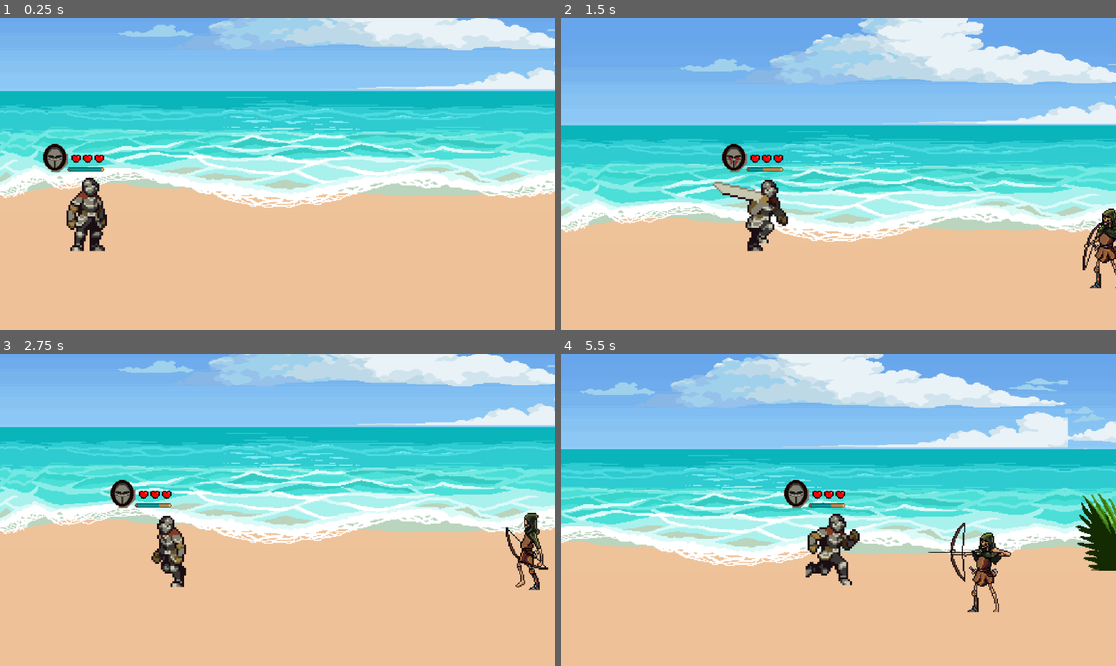
Above: before the commit, frames 1-4 (two rows, left to right).
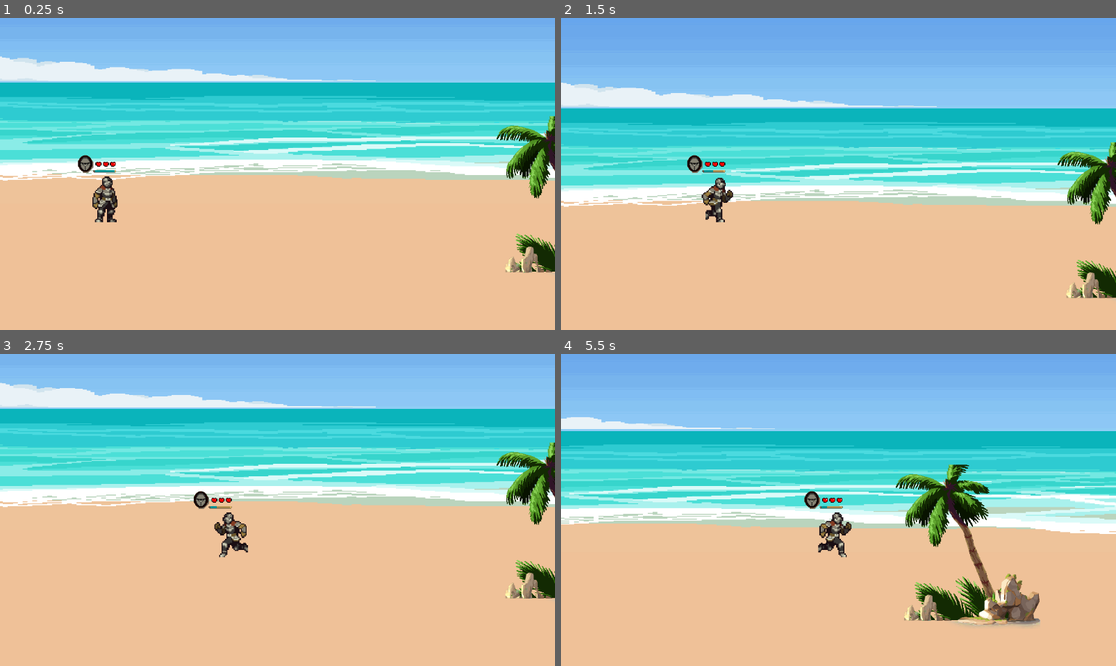
Above: after the commit, the same moments.

Repository: AndreMoreira00/Jogo_Modesto
Game: Godot game, scene res://Cenas/fases/fase1.tscn
Two runs of this game, one before a commit and one after it. Both use one fixed random seed, a clock stepped at 60 frames per second and the inputs below.
Inputs (mouse positions are in pixels of both pictures, inside the frame that each line leads up to):
- Up to frame 1 (0.25 s): no input
- Up to frame 2 (1.5 s): move the mouse to (960, 158) at 0.52 s; hold D (direita) from 0.53 s (still down); tap Shift (esquiva) at 0.6 s; tap W (up) at 0.77 s; move the mouse to (727, 189) at 1.27 s; right-click (727, 189) at 1.35 s
- Up to frame 3 (2.75 s): tap W (up) at 1.52 s; tap Shift (esquiva) at 1.55, 2.3 s; move the mouse to (333, 441) at 2.02 s; release D (direita) at 2.03 s; hold A (esquerda) from 2.03 s (still down); click (333, 441) at 2.1 s
- Up to frame 4 (5.5 s): move the mouse to (810, 572) at 2.77 s; release A (esquerda) at 2.78 s; hold D (direita) 2.78-4.28 s; tap Shift (esquiva) at 2.85, 3.6, 4.55, 5.3 s; tap W (up) at 3.02, 3.77, 4.52 s; move the mouse to (1005, 556) at 3.52 s; move the mouse to (672, 463) at 4.27 s; hold A (esquerda) 4.28-5.03 s; right-click (672, 463) at 4.35 s; move the mouse to (866, 510) at 5.02 s; hold D (direita) from 5.03 s (still down); click (866, 510) at 5.1 s

The runs differ from the first frame. In frame 1, 36% of the frame differs, in the area x 0-100%, y 0-82%; in frame 2, 44%; in frame 3, 42%; in frame 4, 46%, in the area x 0-100%, y 0-88%.

Commit message:
estrutura fase 1

Diff:
--- a/Cenas/fases/fase1.tscn
+++ b/Cenas/fases/fase1.tscn
@@ -1,17 +1,14 @@
-[gd_scene load_steps=12 format=3 uid="uid://q4pv7i3j77bw"]
+[gd_scene load_steps=9 format=3 uid="uid://q4pv7i3j77bw"]
 
 [ext_resource type="PackedScene" uid="uid://b5kpscjyxopid" path="res://Cenas/player/player.tscn" id="1_vxj0m"]
-[ext_resource type="Texture2D" uid="uid://b2jgxoprqr6hx" path="res://Sprites/Cenario/fase1/cenario 1.png" id="2_1e2u8"]
-[ext_resource type="PackedScene" uid="uid://b7aw1vdrdrvq0" path="res://Cenas/inimigos/fase1/inimigo_espada.tscn" id="2_bm3lm"]
-[ext_resource type="Texture2D" uid="uid://cfpby8u105117" path="res://Sprites/Cenario/fase1/areia.png" id="3_arhr1"]
-[ext_resource type="Texture2D" uid="uid://dbx5i2vhallmr" path="res://Sprites/Cenario/fase1/ceu 2.png" id="3_m7766"]
-[ext_resource type="Texture2D" uid="uid://cjxjs84oc6g8e" path="res://Sprites/Cenario/fase1/cenario 2.png" id="4_qg1wi"]
+[ext_resource type="Texture2D" uid="uid://bujs6uvrrs66n" path="res://Sprites/Cenario/objetos/areia.png" id="3_jgadv"]
+[ext_resource type="Texture2D" uid="uid://o677lda4o0p6" path="res://Sprites/Cenario/objetos/arvore.png" id="4_455s0"]
+[ext_resource type="Texture2D" uid="uid://j0dvenv0oqdk" path="res://Sprites/Cenario/objetos/pedra.png" id="5_1dx7m"]
 [ext_resource type="Texture2D" uid="uid://cjhfliutx1usl" path="res://Sprites/Cenario/objetos/textura areia.png" id="6_ul5a1"]
 [ext_resource type="Texture2D" uid="uid://bxwxwpbxhdhkf" path="res://Sprites/Cenario/objetos/ceu2.png" id="8_2p2qb"]
-[ext_resource type="PackedScene" uid="uid://cj4c053ermgux" path="res://Cenas/inimigos/fase1/inimigo_arqueiro.tscn" id="9_0p4g8"]
 
 [sub_resource type="RectangleShape2D" id="RectangleShape2D_g6eg0"]
-size = Vector2(4616, 74)
+size = Vector2(5579, 74)
 
 [sub_resource type="RectangleShape2D" id="RectangleShape2D_h3tpc"]
 size = Vector2(62, 895)
@@ -19,15 +16,7 @@
 [node name="Fase1" type="Node2D"]
 
 [node name="Player" parent="." instance=ExtResource("1_vxj0m")]
-position = Vector2(102, 561)
-scale = Vector2(4, 4)
-
-[node name="inimigo_espada" parent="." instance=ExtResource("2_bm3lm")]
-position = Vector2(2055, 645)
-scale = Vector2(2.5, 2.5)
-
-[node name="inimigo_arqueiro" parent="." instance=ExtResource("9_0p4g8")]
-position = Vector2(830, 473)
+position = Vector2(132, 557)
 scale = Vector2(2.5, 2.5)
 
 [node name="BG" type="Node2D" parent="."]
@@ -37,73 +26,113 @@
 scale = Vector2(2, 2)
 
 [node name="texture" type="Sprite2D" parent="BG/01"]
-texture = ExtResource("3_arhr1")
+position = Vector2(-159, 318)
+scale = Vector2(45.9609, 3.9375)
+texture = ExtResource("6_ul5a1")
 centered = false
 flip_h = true
 
 [node name="02" type="Parallax2D" parent="BG"]
-scale = Vector2(2, 2)
 
 [node name="texture" type="Sprite2D" parent="BG/02"]
-texture = ExtResource("2_1e2u8")
-centered = false
-offset = Vector2(576, 0)
-
-[node name="03" type="Parallax2D" parent="BG"]
-scale = Vector2(2, 2)
-
-[node name="texture" type="Sprite2D" parent="BG/03"]
-texture = ExtResource("3_m7766")
-centered = false
-offset = Vector2(1152, 0)
-
-[node name="04" type="Parallax2D" parent="BG"]
-scale = Vector2(2, 2)
-
-[node name="texture" type="Sprite2D" parent="BG/04"]
-texture = ExtResource("4_qg1wi")
-centered = false
-offset = Vector2(1728, 0)
-
-[node name="05" type="Parallax2D" parent="BG"]
-z_index = -3
-scale = Vector2(2, 2)
-
-[node name="texture" type="Sprite2D" parent="BG/05"]
-position = Vector2(-69739.9, 324)
-scale = Vector2(40.2031, 3.375)
+position = Vector2(-1.00001, 0.54361)
+rotation = 1.5708
+scale = Vector2(16.6437, 4.97241)
 texture = ExtResource("6_ul5a1")
-centered = false
-offset = Vector2(1728, 0)
-
-[node name="06" type="Parallax2D" parent="BG"]
-scale = Vector2(2, 2)
-
-[node name="texture" type="Sprite2D" parent="BG/06"]
-position = Vector2(-269, 0)
-scale = Vector2(0.467014, 1)
-texture = ExtResource("3_arhr1")
 centered = false
 flip_h = true
 
-[node name="07" type="Parallax2D" parent="BG"]
-scale = Vector2(4, 4)
+[node name="03" type="Parallax2D" parent="BG"]
 
-[node name="texture" type="Sprite2D" parent="BG/07"]
-position = Vector2(-132, 0.749969)
-scale = Vector2(0.731771, 0.400463)
+[node name="texture" type="Sprite2D" parent="BG/03"]
+position = Vector2(-308, 0)
+scale = Vector2(10.1962, 2)
+texture = ExtResource("3_jgadv")
+centered = false
+flip_h = true
+
+[node name="04" type="Parallax2D" parent="BG"]
+z_index = 5
+
+[node name="texture" type="Sprite2D" parent="BG/04"]
+z_index = 10
+position = Vector2(630, 465)
+texture = ExtResource("4_455s0")
+centered = false
+flip_h = true
+
+[node name="texture2" type="Sprite2D" parent="BG/04"]
+z_index = 10
+position = Vector2(943, 681)
+scale = Vector2(0.5, 0.5)
+texture = ExtResource("5_1dx7m")
+centered = false
+flip_h = true
+
+[node name="texture3" type="Sprite2D" parent="BG/04"]
+z_index = -3
+position = Vector2(3010, 129)
+scale = Vector2(2, 2)
+texture = ExtResource("5_1dx7m")
+centered = false
+flip_h = true
+
+[node name="texture4" type="Sprite2D" parent="BG/04"]
+z_index = 10
+position = Vector2(2337, 637)
+texture = ExtResource("4_455s0")
+centered = false
+flip_h = true
+
+[node name="texture5" type="Sprite2D" parent="BG/04"]
+z_index = 10
+position = Vector2(2650, 853)
+scale = Vector2(0.5, 0.5)
+texture = ExtResource("5_1dx7m")
+centered = false
+flip_h = true
+
+[node name="texture6" type="Sprite2D" parent="BG/04"]
+z_index = -3
+position = Vector2(3769, 320)
+texture = ExtResource("4_455s0")
+centered = false
+flip_h = true
+
+[node name="texture7" type="Sprite2D" parent="BG/04"]
+z_index = -3
+position = Vector2(4082, 536)
+scale = Vector2(0.5, 0.5)
+texture = ExtResource("5_1dx7m")
+centered = false
+flip_h = true
+
+[node name="05" type="Parallax2D" parent="BG"]
+
+[node name="texture" type="Sprite2D" parent="BG/05"]
+position = Vector2(-312, 4)
+scale = Vector2(8, 1.6)
 texture = ExtResource("8_2p2qb")
 centered = false
 flip_h = true
 
-[node name="StaticBody2D2" type="StaticBody2D" parent="."]
+[node name="texture2" type="Sprite2D" parent="BG/05"]
+position = Vector2(4293, 5)
+scale = Vector2(8, 1.6)
+texture = ExtResource("8_2p2qb")
+centered = false
+flip_h = true
 
-[node name="CollisionShape2D" type="CollisionShape2D" parent="StaticBody2D2"]
-position = Vector2(2294, 776)
+[node name="chao" type="StaticBody2D" parent="."]
+
+[node name="CollisionShape2D" type="CollisionShape2D" parent="chao"]
+position = Vector2(2777, 750)
 shape = SubResource("RectangleShape2D_g6eg0")
+metadata/_edit_lock_ = true
 
-[node name="StaticBody2D" type="StaticBody2D" parent="."]
+[node name="parede" type="StaticBody2D" parent="."]
 
-[node name="CollisionShape2D" type="CollisionShape2D" parent="StaticBody2D"]
+[node name="CollisionShape2D" type="CollisionShape2D" parent="parede"]
 position = Vector2(-34, 444.5)
 shape = SubResource("RectangleShape2D_h3tpc")
+metadata/_edit_lock_ = true
--- a/Cenas/inimigos/fase1/flecha.tscn
+++ b/Cenas/inimigos/fase1/flecha.tscn
@@ -21,6 +21,10 @@
 [node name="flecha" type="Area2D" groups=["flecha"]]
 script = ExtResource("1_k0jra")
 
+[node name="VisibleOnScreenEnabler2D" type="VisibleOnScreenEnabler2D" parent="."]
+position = Vector2(0, 54.5)
+scale = Vector2(1, 6.45)
+
 [node name="AnimatedSprite2D" type="AnimatedSprite2D" parent="."]
 position = Vector2(129, 49)
 rotation = -1.5708
@@ -32,6 +36,5 @@
 rotation = -1.5708
 shape = SubResource("CapsuleShape2D_er4xw")
 
-[node name="VisibleOnScreenEnabler2D" type="VisibleOnScreenEnabler2D" parent="."]
-
 [connection signal="body_entered" from="." to="." method="_on_body_entered"]
+[connection signal="screen_exited" from="VisibleOnScreenEnabler2D" to="." method="_on_visible_on_screen_enabler_2d_screen_exited"]
--- a/Cenas/player/player.tscn
+++ b/Cenas/player/player.tscn
@@ -10,6 +10,7 @@
 [ext_resource type="Texture2D" uid="uid://b37v3yfqw5g44" path="res://Sprites/protagonista/_Attack2NoMovement.png" id="4_i3cml"]
 [ext_resource type="Texture2D" uid="uid://cun3tuqhuq53n" path="res://Sprites/protagonista/_JumpFallInbetween.png" id="5_c4lgs"]
 [ext_resource type="Texture2D" uid="uid://crj8r0jyy03ch" path="res://Sprites/protagonista/_Idle.png" id="8_agco1"]
+[ext_resource type="Texture2D" uid="uid://dsd0bok8t3pfb" path="res://Sprites/protagonista/_CrouchFull_smoke.png" id="8_uc73w"]
 [ext_resource type="Texture2D" uid="uid://ctigihnsn2no6" path="res://Sprites/HUD/Vida.png" id="9_ui3xk"]
 
 [sub_resource type="StyleBoxFlat" id="StyleBoxFlat_ouyce"]
@@ -95,6 +96,18 @@
 atlas = ExtResource("4_i3cml")
 region = Rect2(600, 0, 120, 80)
 
+[sub_resource type="AtlasTexture" id="AtlasTexture_g5vbb"]
+atlas = ExtResource("8_uc73w")
+region = Rect2(0, 0, 120, 80)
+
+[sub_resource type="AtlasTexture" id="AtlasTexture_umsa0"]
+atlas = ExtResource("8_uc73w")
+region = Rect2(120, 0, 120, 80)
+
+[sub_resource type="AtlasTexture" id="AtlasTexture_clsnu"]
+atlas = ExtResource("8_uc73w")
+region = Rect2(240, 0, 120, 80)
+
 [sub_resource type="AtlasTexture" id="AtlasTexture_v8sx2"]
 atlas = ExtResource("4_ha1o5")
 region = Rect2(0, 0, 120, 80)
@@ -271,6 +284,20 @@
 "loop": false,
 "name": &"atacando_fraco",
 "speed": 10.0
+}, {
+"frames": [{
+"duration": 1.0,
+"texture": SubResource("AtlasTexture_g5vbb")
+}, {
+"duration": 1.0,
+"texture": SubResource("AtlasTexture_umsa0")
+}, {
+"duration": 1.0,
+"texture": SubResource("AtlasTexture_clsnu")
+}],
+"loop": false,
+"name": &"esquiva",
+"speed": 5.0
 }, {
 "frames": [{
 "duration": 1.0,
@@ -427,8 +454,10 @@
 [node name="AnimatedSprite2D" type="AnimatedSprite2D" parent="player"]
 texture_filter = 1
 sprite_frames = SubResource("SpriteFrames_lr5sm")
-animation = &"repouso"
+animation = &"esquiva"
 autoplay = "repouso"
+frame = 2
+frame_progress = 1.0
 
 [node name="CollisionShape2D" type="CollisionShape2D" parent="player"]
 position = Vector2(-4.5, 20.5)
--- a/Scripts/inimigos/fase 1/area_2d_inimigo_arqueiro.gd
+++ b/Scripts/inimigos/fase 1/area_2d_inimigo_arqueiro.gd
@@ -23,6 +23,7 @@
 
 		if flecha_cooldown.is_stopped() and $AnimatedSprite2D.animation == "atacar" and $AnimatedSprite2D.frame == 12:
 			shoot_flecha()
+
 # Função chamada ao detectar uma entrada de colisão
 func _on_body_entered(body: Node2D) -> void:
 	# Verifica se o corpo colidido é o "player"
--- a/Scripts/player/player.gd
+++ b/Scripts/player/player.gd
@@ -11,6 +11,7 @@
 var is_attacking = false
 var is_dead = false
 var is_jump = false
+var is_dodge = false
 
 var DANO
 
@@ -18,6 +19,7 @@
 	# Conectando o sinal de fim de animação ao método
 	$AnimatedSprite2D.connect("animation_finished", Callable(self, "_on_animation_ataque_finished"))
 	$AnimatedSprite2D.connect("animation_finished", Callable(self, "_on_animation_dead_finished"))
+	$AnimatedSprite2D.connect("animation_finished", Callable(self, "_on_animation_dodge_finished"))
 	$Camera2D/ProgressBar.max_value = max_stamina
 	$Camera2D/ProgressBar.value = current_stamina
 
@@ -88,6 +90,11 @@
 			$Camera2D/Parallax2D/ataque.visible = true
 			current_stamina -= 60
 
+		if Input.is_action_just_pressed("esquiva") and not is_dodge and current_stamina >= 70:
+			is_dodge = true
+			$AnimatedSprite2D.play("esquiva")
+			$".".collision_layer = 8
+			current_stamina -= 70
 
 
 # Troca a animação do player
@@ -96,6 +103,8 @@
 	if is_attacking:
 		return
 	if is_dead:
+		return
+	if is_dodge:
 		return
 
 	var direction = int(Input.is_action_pressed("direita")) - int(Input.is_action_pressed("esquerda"))
@@ -130,6 +139,11 @@
 	if $AnimatedSprite2D.animation == "morrer":
 		$'.'.queue_free()
 
+func _on_animation_dodge_finished():
+	if $AnimatedSprite2D.animation == "esquiva":
+		is_dodge = false
+		$".".collision_layer = 1
+
 func _on_area_2d_body_entered(body: Node2D) -> void:
 	if body.name == "inimigo_espada" or body.name == "inimigo_arqueiro":
 		body.dano(DANO)
Not shown: 1 places in Cenas/player/player.tscn that only renumber resources
Binary file removed: Sprites/player/Idle.png
Binary file removed: Sprites/player/Layer 1_Attack1.png
Not shown, removed: Sprites/player/Layer 1_Attack1.png.import
Binary file removed: Sprites/player/Layer 1_Attack2.png
Not shown, removed: Sprites/player/Layer 1_Attack2.png.import
Binary file removed: Sprites/player/Layer 1_Attack3.png
Not shown, removed: Sprites/player/Layer 1_Attack3.png.import
Binary file removed: Sprites/player/Layer 1_Attack4.png
Not shown, removed: Sprites/player/Layer 1_Attack4.png.import
Binary file removed: Sprites/player/Layer 1_Attack5.png
Not shown, removed: Sprites/player/Layer 1_Attack5.png.import
(and 4 more such lines)
